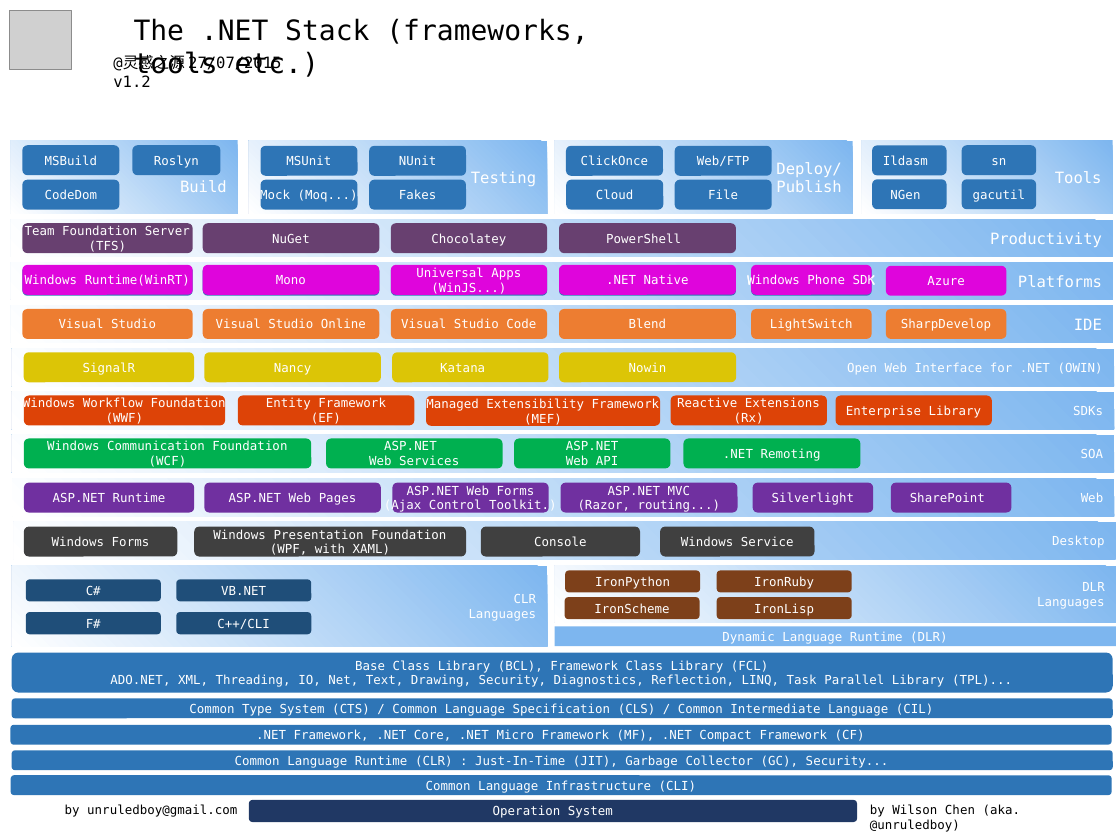
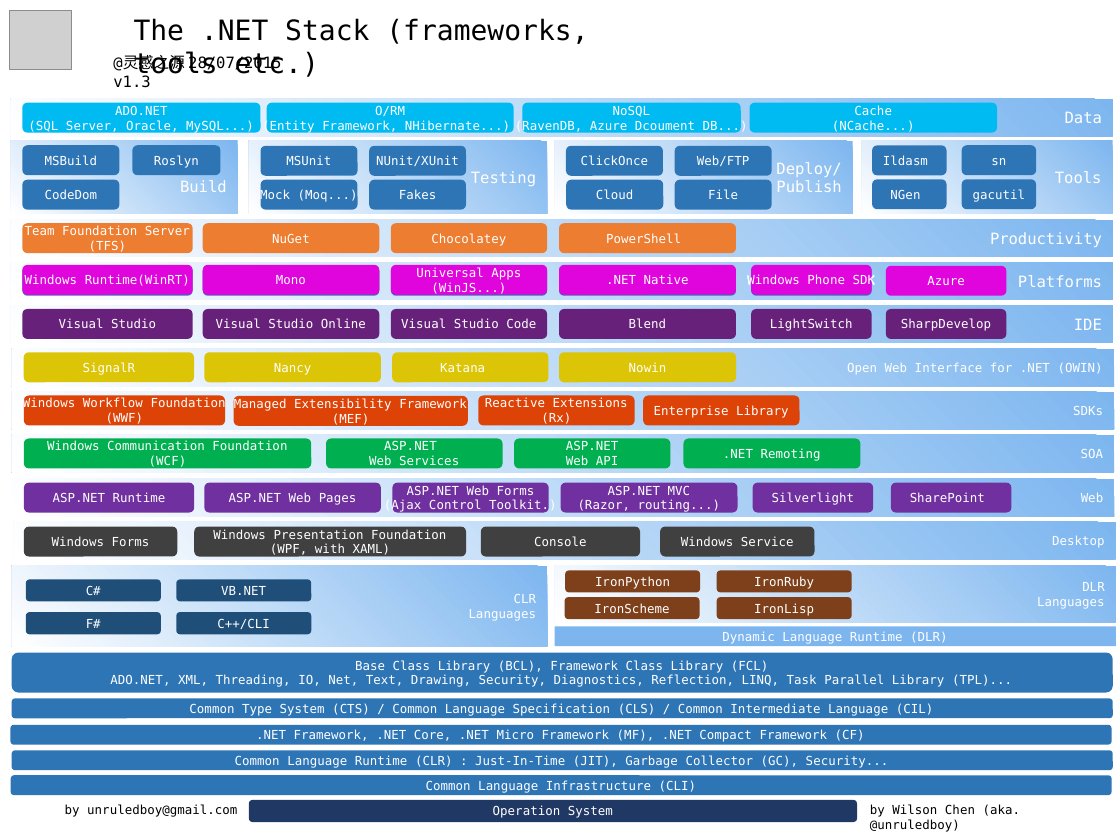
Before and after one commit to unruledboy/DotNetStack, a slide deck: slide 1 of v1.3/Net Stack v1.3.ppt. Drawn at 1120x840 pixels with LibreOffice and Linux fonts; fonts in the diff are those of the drawing; grey boxes stand for pictures. Boxes give left, top, right and bottom in pixels: in the first picture for what was removed or moved away, otherwise in the second. Text is boxed around its words. In the diff, an @@ line names an element or a change of style, - is before the commit and + after.

Commit message:
update v1.3

```diff
--- a/v1.3/Net Stack v1.3.ppt
+++ b/v1.3/Net Stack v1.3.ppt
@@ text at bbox=[113, 55, 281, 88]: text changed @@
-@灵感之源 27/07/2015 v1.2
+@灵感之源 28/07/2015 v1.3
@@ rectangle added at bbox=[11, 99, 1113, 136], fill gradient #7DB6EF to #FFFFFF, 10 pt, text #FFFFFF @@
+Data
@@ rounded rectangle added at bbox=[22, 103, 261, 133], fill #00BBF1, 8 pt, text #FFFFFF @@
+ADO.NET
+(SQL Server, Oracle, MySQL...)
@@ rounded rectangle added at bbox=[267, 103, 513, 133], fill #00BBF1, 8 pt, text #FFFFFF @@
+O/RM
+(Entity Framework, NHibernate...)
@@ rounded rectangle added at bbox=[522, 103, 740, 133], fill #00BBF1, 8 pt, text #FFFFFF @@
+NoSQL
+(RavenDB, Azure Dcoument DB...)
@@ rounded rectangle added at bbox=[749, 103, 997, 133], fill #00BBF1, 8 pt, text #FFFFFF @@
+Cache
+(NCache...)
@@ text in rounded rectangle at bbox=[376, 155, 459, 166]: text changed @@
-NUnit
+NUnit/XUnit
@@ fill #684070 to #ED7D31 in 4 elements at bbox=[22, 223, 193, 253], bbox=[203, 223, 380, 253], bbox=[391, 223, 548, 253], bbox=[559, 223, 736, 253] @@
@@ fill #ED7D31 to #68217A in 6 elements at bbox=[22, 309, 193, 339], bbox=[203, 309, 380, 339], bbox=[391, 309, 548, 339], bbox=[559, 309, 736, 339], bbox=[752, 309, 872, 339], bbox=[886, 309, 1007, 339] @@
@@ rounded rectangle "Managed Extensibility Framework": place and size @@
-rounded rectangle "Managed Extensibility Framework" at bbox=[426, 395, 660, 426]
+rounded rectangle "Managed Extensibility Framework" at bbox=[234, 395, 468, 426]
@@ rounded rectangle removed at bbox=[237, 395, 414, 426] @@
-Entity Framework
-(EF)
@@ rounded rectangle "Reactive Extensions": place and size @@
-rounded rectangle "Reactive Extensions" at bbox=[671, 395, 828, 426]
+rounded rectangle "Reactive Extensions" at bbox=[478, 395, 635, 426]
@@ rounded rectangle "Enterprise Library": place and size @@
-rounded rectangle "Enterprise Library" at bbox=[836, 395, 992, 426]
+rounded rectangle "Enterprise Library" at bbox=[643, 395, 800, 426]
```
